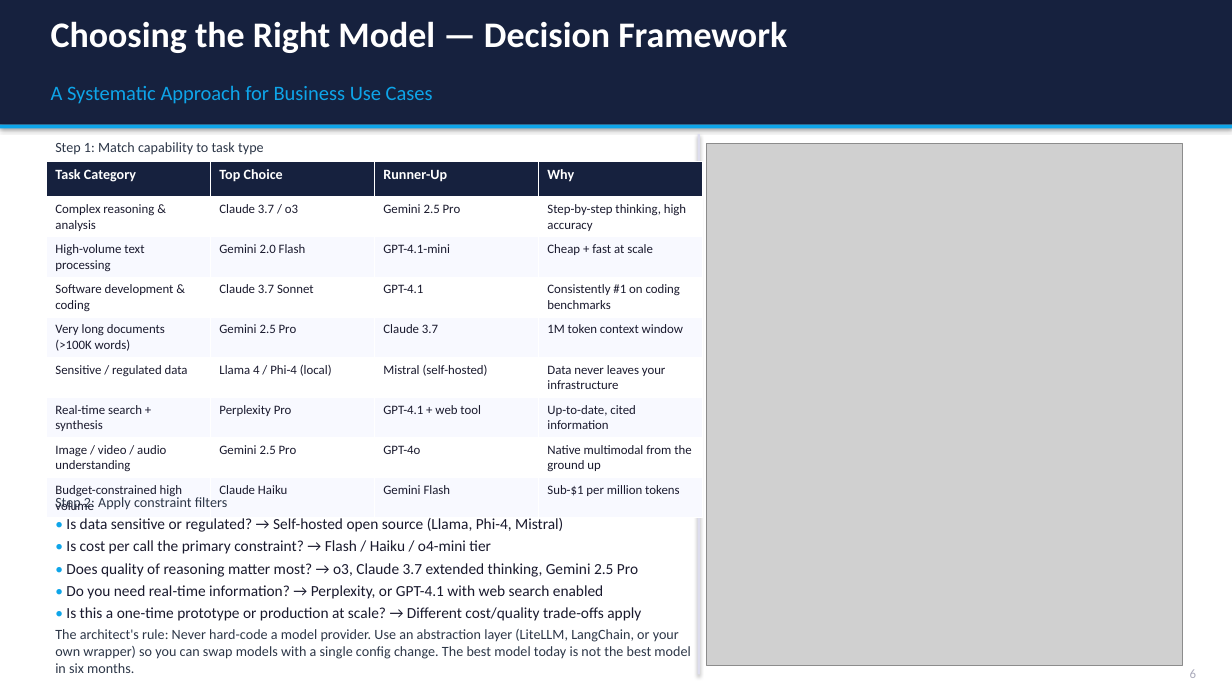
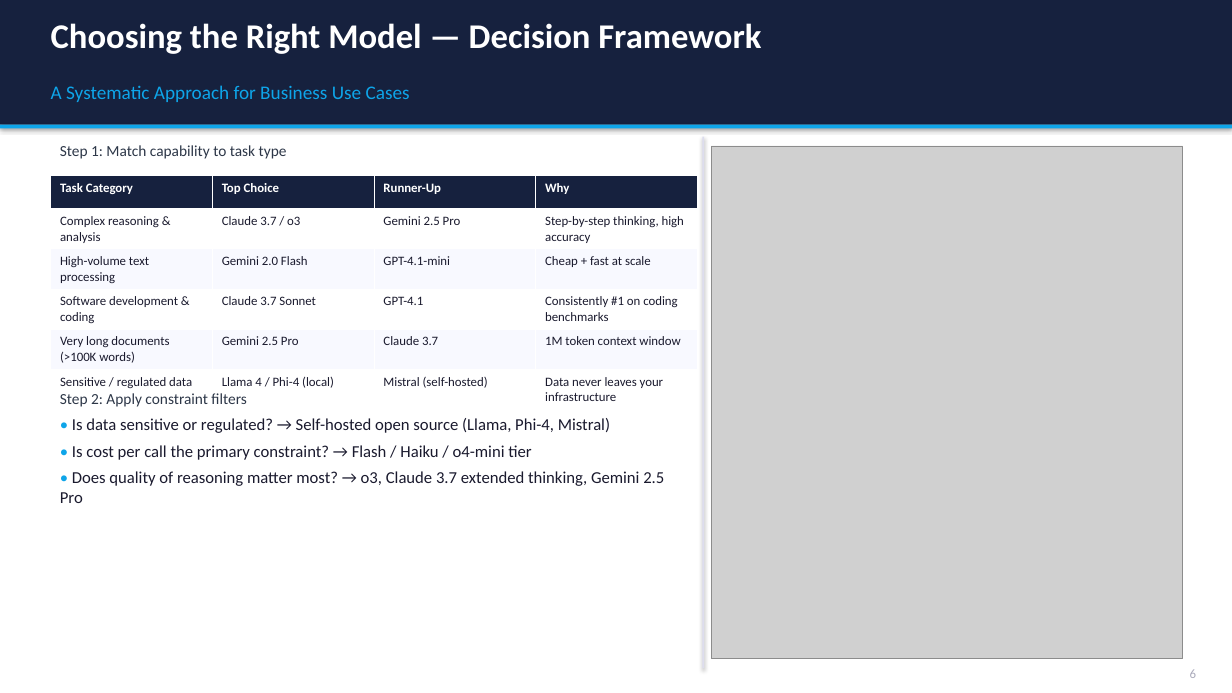
Before and after one commit to appjr/GenAIForBusinessOnline, a slide deck: slide 7 of Class 11/Week11_AI_Trends_Slides.pptx. Drawn at 1232x693 pixels with LibreOffice and Linux fonts; fonts in the diff are those of the drawing; grey boxes stand for pictures. Boxes give left, top, right and bottom in pixels: in the first picture for what was removed or moved away, otherwise in the second. Text is boxed around its words. In the diff, an @@ line names an element or a change of style, - is before the commit and + after.

```diff
--- a/Class 11/Week11_AI_Trends_Slides.pptx
+++ b/Class 11/Week11_AI_Trends_Slides.pptx
@@ text "Choosing the Right Model — ..." at bbox=[51, 23, 761, 54]: size 28 to 27 pt @@
@@ text "A Systematic Approach for Business ..." at bbox=[51, 85, 410, 102]: size 16 to 15 pt @@
@@ text "Step 1: Match capability to ..." at bbox=[60, 145, 287, 159]: size 11 to 12 pt; more space between paragraphs @@
@@ rectangle: place and size @@
-rectangle at bbox=[698, 134, 701, 675]
+rectangle at bbox=[702, 137, 704, 668]
@@ picture: place and size @@
-picture at bbox=[707, 143, 1183, 665]
+picture at bbox=[712, 146, 1183, 659]
@@ table at bbox=[51, 176, 698, 405] @@
-row 7: Real-time search + synthesis | Perplexity Pro | GPT-4.1 + web tool | Up-to-date, cited information
-row 8: Image / video / audio understanding | Gemini 2.5 Pro | GPT-4o | Native multimodal from the ground up
-row 9: Budget-constrained high volume | Claude Haiku | Gemini Flash | Sub-$1 per million tokens
@@ table: place and size @@
-table at bbox=[46, 162, 701, 514]
+table at bbox=[51, 176, 698, 405]
@@ text "Step 2: Apply constraint filters": place and size @@
-text "Step 2: Apply constraint filters" at bbox=[55, 495, 690, 673]
+text "Step 2: Apply constraint filters" at bbox=[60, 393, 664, 503]
@@ text "Step 2: Apply constraint filters" at bbox=[60, 393, 664, 503]: size 11 to 12 pt in "Step 2: Apply constraint filters"; size 12 to 13 pt in "• Is data sensitive or regulated? → ...", "• Is cost per call the primary ...", "• Does quality of reasoning matter most? ..."; more space between paragraphs @@
@@ text at bbox=[55, 585, 690, 673]: paragraphs removed @@
-• Do you need real-time information? → Perplexity, or GPT-4.1 with web search enabled
-• Is this a one-time prototype or production at scale? → Different cost/quality trade-offs apply
-The architect's rule: Never hard-code a model provider. Use an abstraction layer (LiteLLM, LangChain, or your own wrapper) so you can swap models with a single config change. The best model today is not the best model in six months.
```
Also in this commit, not shown: 31 other slides changed, 13 other files.
